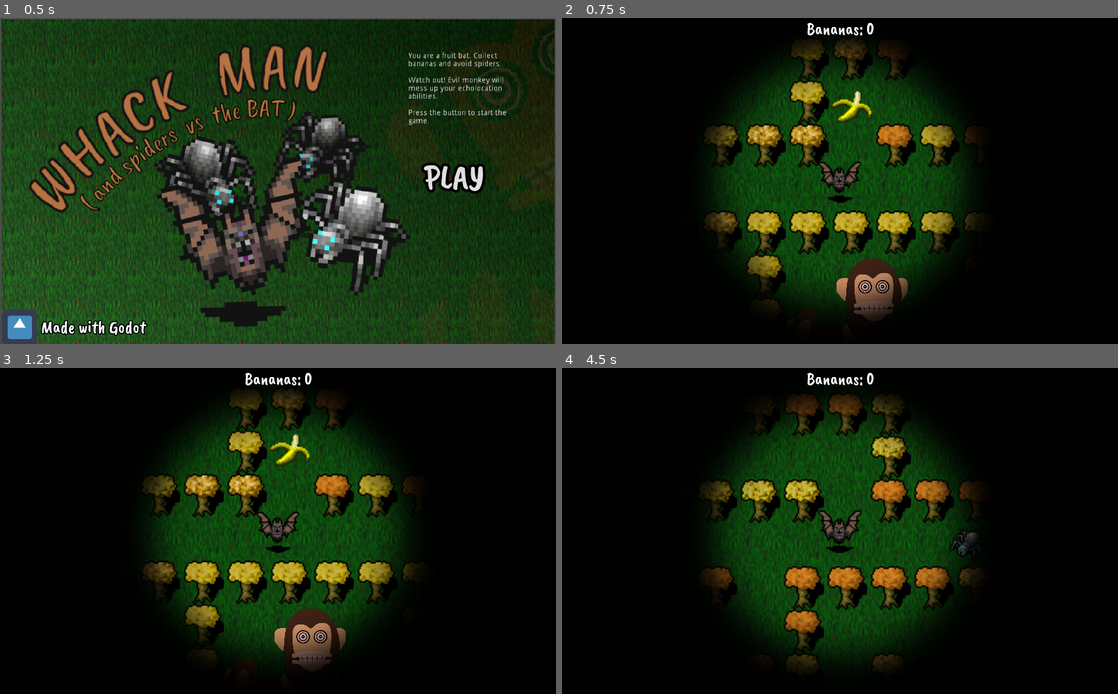
Above: before the commit, frames 1-4 (two rows, left to right).
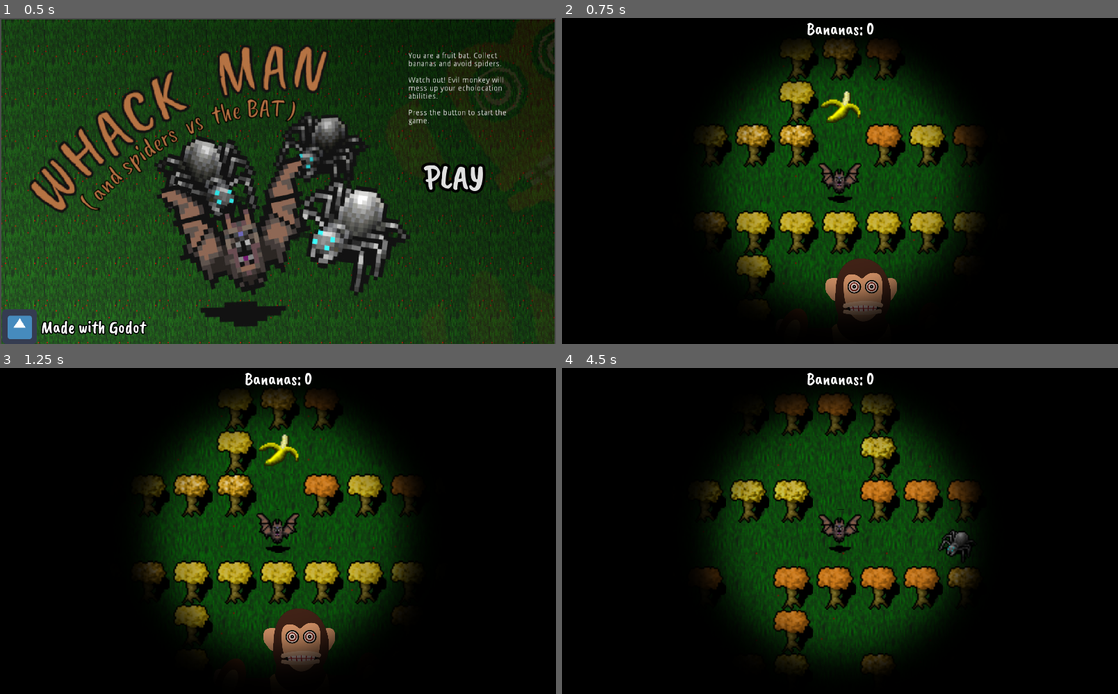
Above: after the commit, the same moments.

Repository: paavonelimarkka/whackman
Game: Godot game, scene res://Game.tscn
Same seed, same stepped clock (60 frames per second), same inputs: the game is played once before the commit and once after it. The engine's default icon, where the game draws it, is replaced by a stand-in: a white triangle on a blue panel in a dark square.
Inputs:
- Up to frame 1 (0.5 s): no input
- Up to frame 2 (0.75 s): click "PLAY" at 0.5 s
- Up to frame 3 (1.25 s): no input
- Up to frame 4 (4.5 s): hold D (right) 1.28-2.03 s; tap Space (camera_swap) every 0.75 s from 1.35 to 4.35 s; hold S (down) 2.03-2.78 s; hold D (right) 2.78-3.53 s; hold W (up) 3.53-4.28 s; hold A (left) from 4.28 s (still down)

Frame 1 is identical in both runs. In frame 2, 13% of the frame differs, in the area x 25-74%, y 6-93%; in frame 3, 13%; in frame 4, 12%.

Commit message:
Add better z-indexing for game objects

Diff:
--- a/Map.tscn
+++ b/Map.tscn
@@ -112,7 +112,8 @@
 tile_data = PoolIntArray( -589824, 3, 0, -589822, 3, 0, -589820, 6, 0, -589818, 5, 0, -589816, 4, 0, -589811, 6, 0, -58 …(14805 unchanged characters)…
 
 [node name="Player" parent="." instance=ExtResource( 3 )]
-position = Vector2( 520, 170 )
+position = Vector2( 528, 170 )
+z_index = 2
 collision_layer = 8
 collision_mask = 22
 
@@ -126,6 +127,7 @@
 
 [node name="Enemy" parent="." instance=ExtResource( 4 )]
 position = Vector2( 49, 48 )
+z_index = 1
 collision_mask = 0
 
 [node name="Navigation2D" type="Navigation2D" parent="."]
--- a/game objects/banana.gd
+++ b/game objects/banana.gd
@@ -5,13 +5,10 @@
 
 # Called when the node enters the scene tree for the first time.
 func _ready():
-	print("OLEN BANAANI")
 	connect("body_entered", self, "_on_body_entered")
 
 func _on_body_entered(body):
 	if (body.get_name() == 'Player'):
-		print('banana_picked')
-		emit_signal('banana_picked')
 		map.spawn_banana()
 		hud.update_banana_counter()
 		queue_free()
--- a/game objects/player.tscn
+++ b/game objects/player.tscn
@@ -153,16 +153,18 @@
 
 [node name="AnimatedSprite" type="AnimatedSprite" parent="."]
 frames = SubResource( 8 )
-frame = 5
+frame = 3
 speed_scale = 2.5
 playing = true
 
 [node name="Light2D" type="Light2D" parent="."]
+z_index = 2
 texture = ExtResource( 3 )
 color = Color( 0, 0, 0, 1 )
 mode = 2
 
 [node name="CanvasModulate" type="CanvasModulate" parent="."]
+z_index = 2
 
 [node name="AnimationPlayer" type="AnimationPlayer" parent="."]
 anims/RESET = SubResource( 9 )
